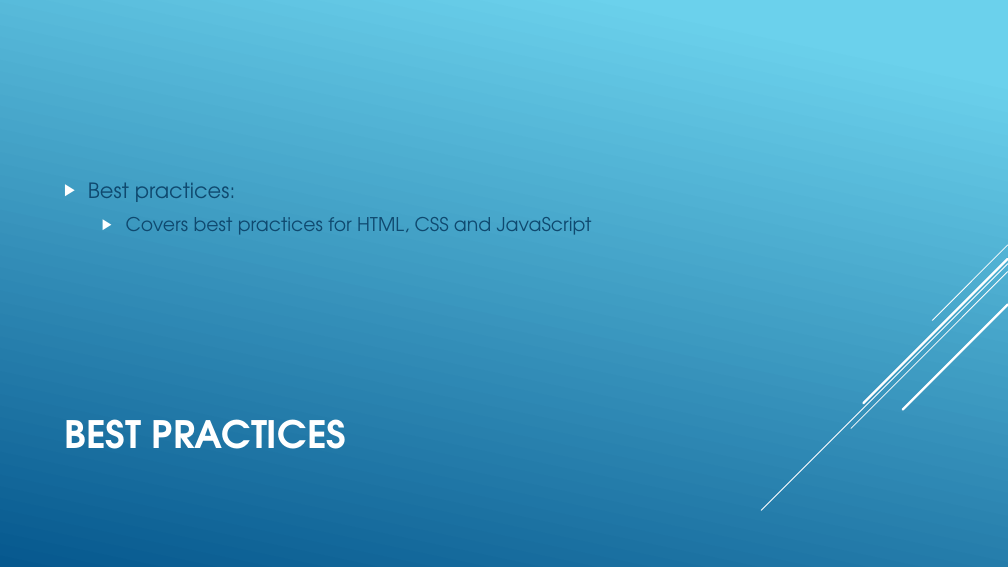
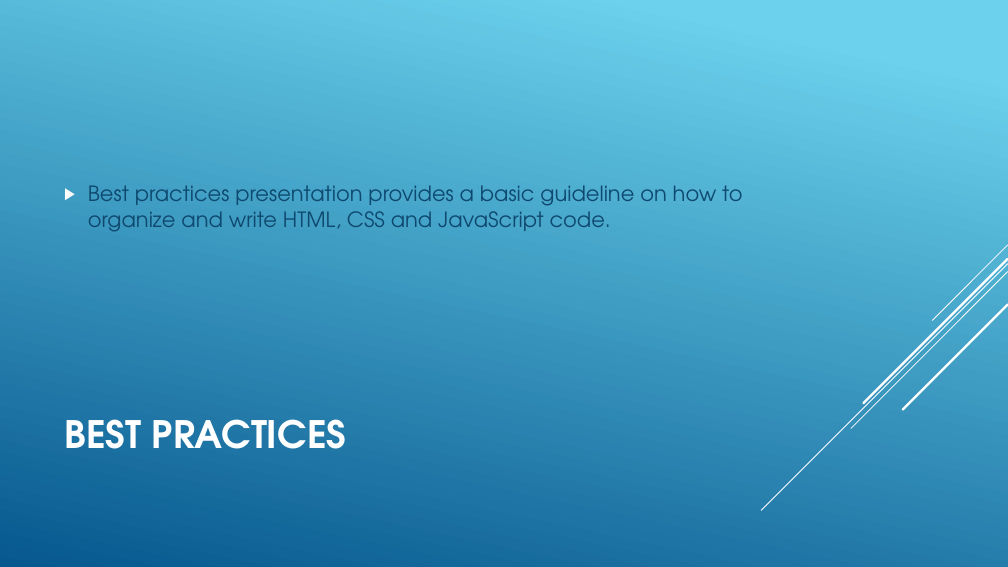
Before and after one commit to Zuehlke/security-onboarding, a slide deck: slide 14 of javascript_basics/Introduction.pptx. Drawn at 1008x567 pixels with LibreOffice and Linux fonts; fonts in the diff are those of the drawing. Boxes give left, top, right and bottom in pixels: in the first picture for what was removed or moved away, otherwise in the second. Text is boxed around its words. In the diff, an @@ line names an element or a change of style, - is before the commit and + after.

```diff
--- a/javascript_basics/Introduction.pptx
+++ b/javascript_basics/Introduction.pptx
@@ text at (88, 185, 742, 231): text changed; size 18 to 20 pt @@
-▶ Best practices:
-  ▶ Covers best practices for HTML, CSS and JavaScript
+▶ Best practices presentation provides a basic guideline on how to organize and write HTML, CSS and JavaScript code.
```
Also in this commit, not shown: 11 other slides changed, 6 other files.
